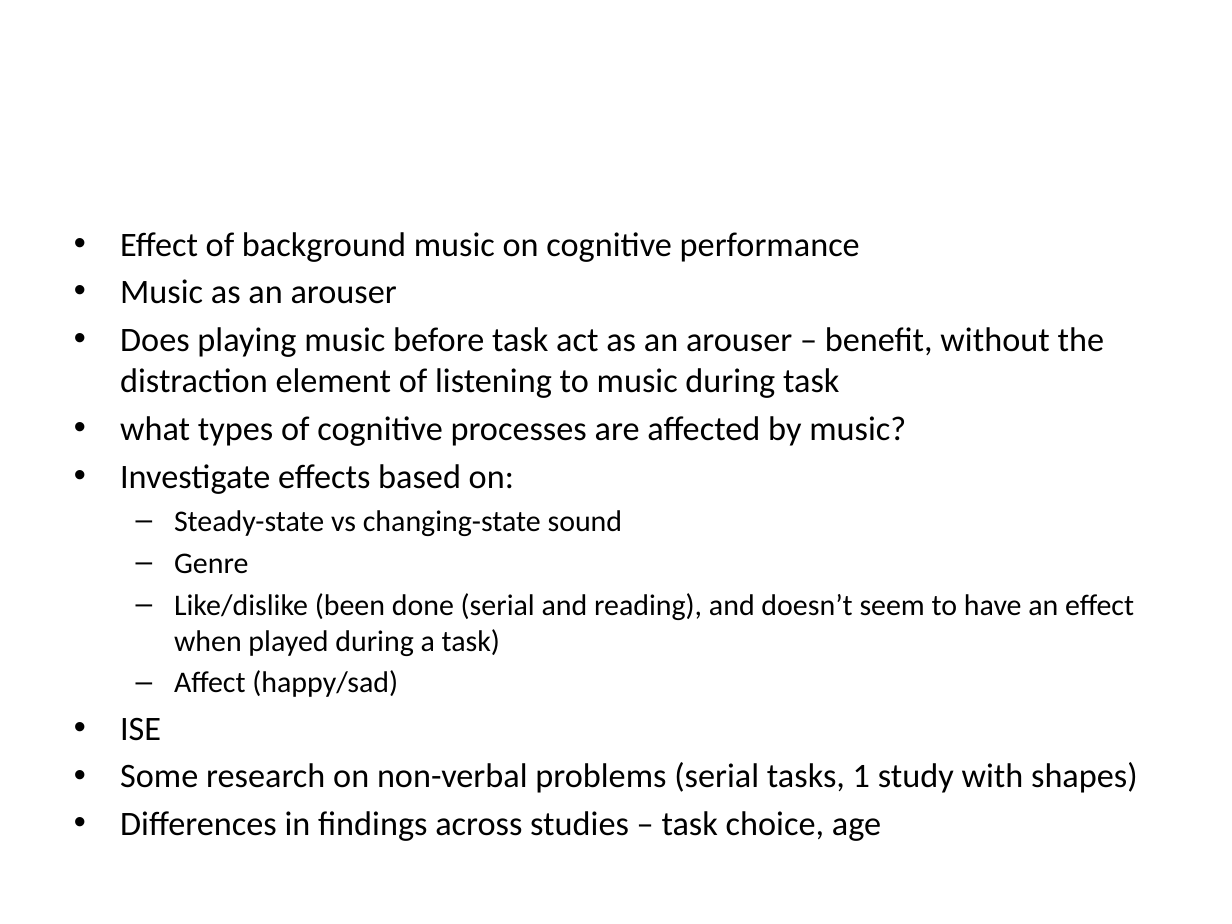
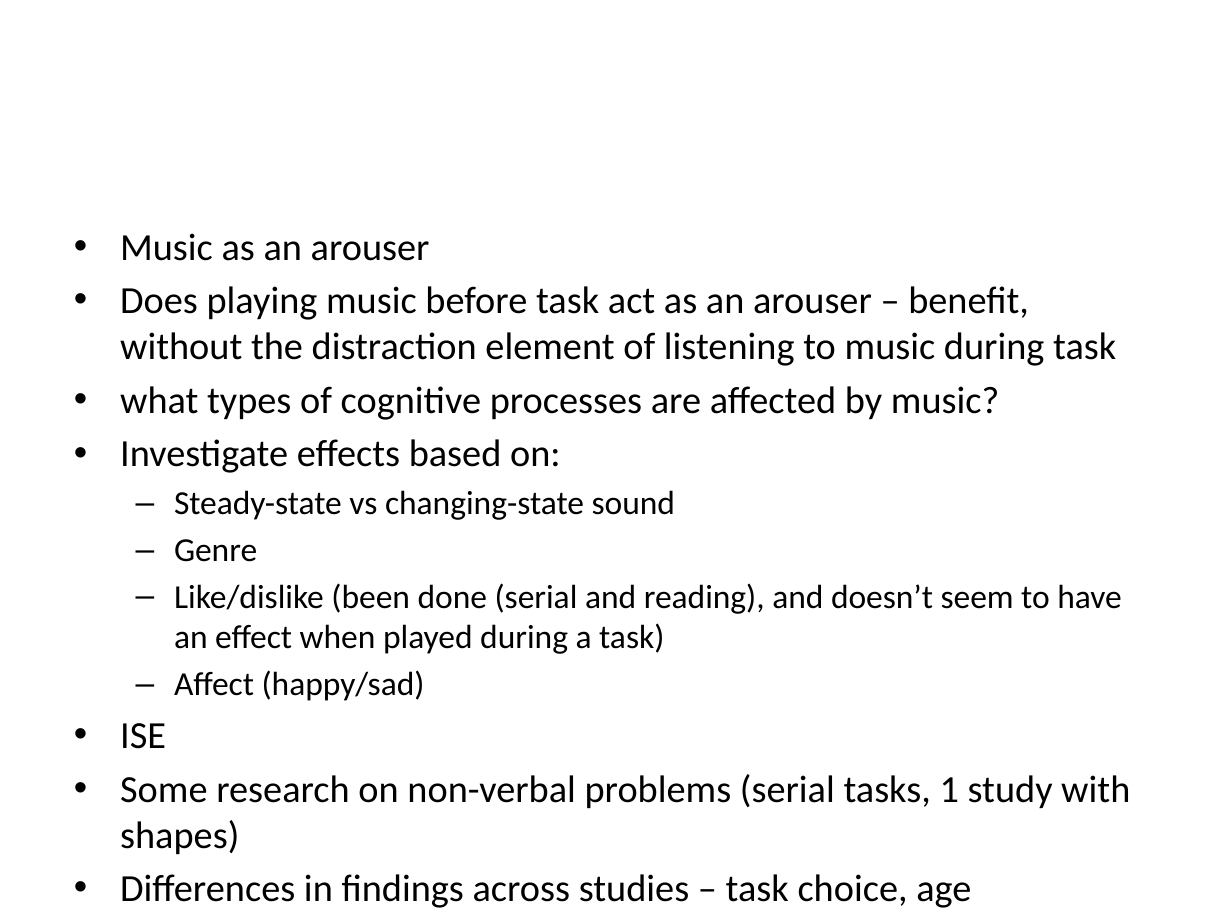
Before and after one commit to asternin/PhDProject, a slide deck: slide 10 of Meetings/22.08.2016-LabRetreat.pptx (slide 2 before the commit). Drawn at 1232x924 pixels with LibreOffice and Linux fonts; fonts in the diff are those of the drawing. Boxes give left, top, right and bottom in pixels: in the first picture for what was removed or moved away, otherwise in the second. Text is boxed around its words. In the diff, an @@ line names an element or a change of style, - is before the commit and + after.

```diff
--- a/Meetings/22.08.2016-LabRetreat.pptx
+++ b/Meetings/22.08.2016-LabRetreat.pptx
@@ text "Music as an arouser" at (x1=120, y1=233, x2=1130, y2=908): size 20 to 22.4 pt in "Music as an arouser", "Does playing music before task act as ...", "what types of cognitive processes are affected ...", "Investigate effects based on:" and 3 more places; size 17.5 to 19.6 pt in "Steady-state vs changing-state sound", "Genre", "Like/dislike (been done (serial and reading), and ...", "Affect (happy/sad)" @@
@@ text at (x1=120, y1=232, x2=860, y2=262): paragraph removed @@
-• Effect of background music on cognitive performance
```
Also in this commit, not shown: 10 slides added, 1 slide removed, 5 other files.
